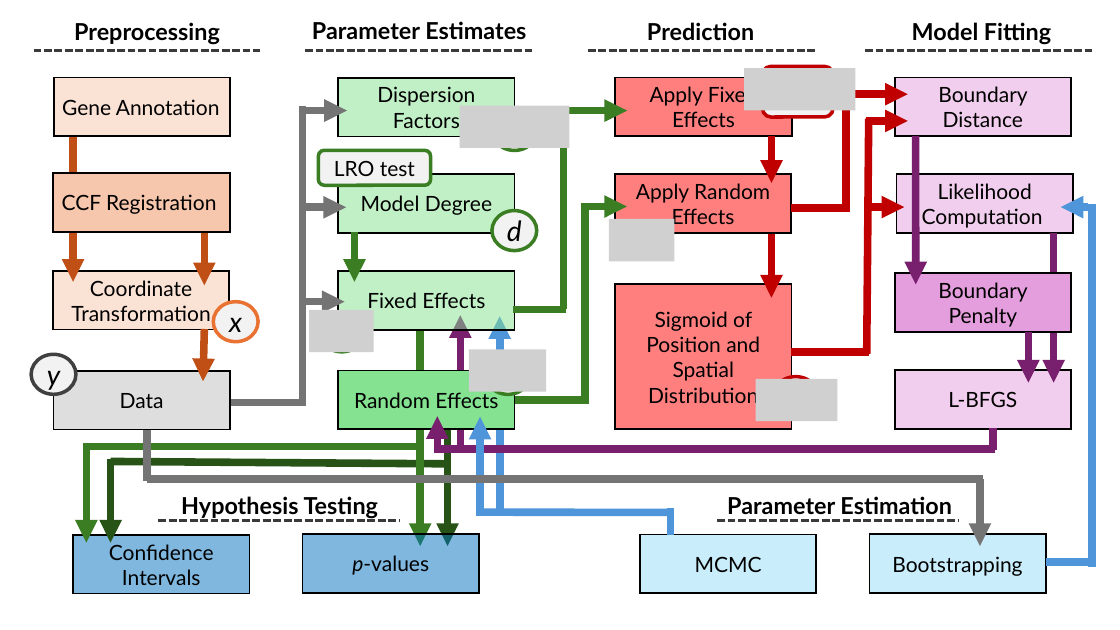
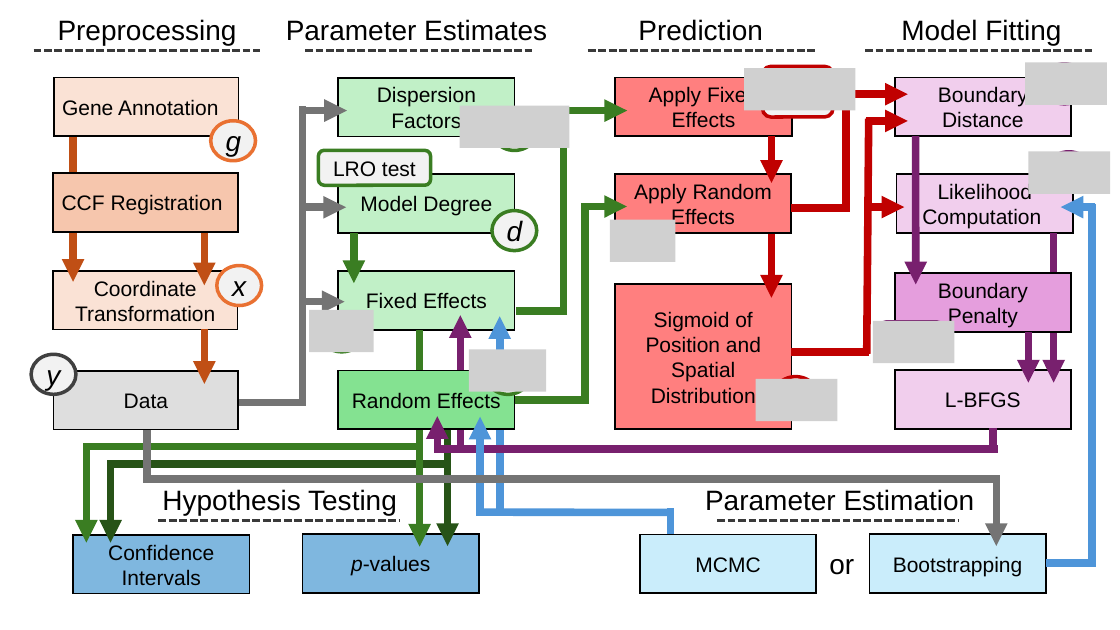
Before and after one commit to Oviedo-Lab/wspmm_methods, a slide deck: slide 1 of fig_modelpipeline.pptx. Drawn at 1120x630 pixels with LibreOffice and Linux fonts; fonts in the diff are those of the drawing; grey boxes stand for pictures. Boxes give left, top, right and bottom in pixels: in the first picture for what was removed or moved away, otherwise in the second. Text is boxed around its words. In the diff, an @@ line names an element or a change of style, - is before the commit and + after.

```diff
--- a/fig_modelpipeline.pptx
+++ b/fig_modelpipeline.pptx
@@ size 20 to 24 pt, font Lato to Arial, bold off in 6 elements at box(58, 19, 237, 45), box(901, 19, 1061, 45), box(638, 19, 763, 41), box(705, 489, 975, 511), box(162, 489, 397, 516), box(286, 19, 547, 41) @@
@@ text "Parameter Estimates": place and size @@
-text "Parameter Estimates" at box(312, 21, 526, 40)
+text "Parameter Estimates" at box(286, 19, 547, 41)
@@ rectangle "Gene Annotation": place and size @@
-rectangle "Gene Annotation" at box(54, 77, 230, 136)
+rectangle "Gene Annotation" at box(54, 77, 239, 136)
@@ picture added at box(1026, 62, 1107, 104) @@
@@ ellipse added at box(1043, 64, 1087, 104), fill #F2F2F2, outline #78206E 3 pt @@
@@ line moved from (564, 108) - (564, 309) to (564, 108) - (564, 314) @@
@@ ellipse added at box(211, 121, 255, 161), fill #F2F2F2, outline #E97132 3 pt, 24 pt, text #000000, italic @@
+g
@@ rectangle "CCF Registration": place and size @@
-rectangle "CCF Registration" at box(53, 173, 229, 232)
+rectangle "CCF Registration" at box(53, 173, 238, 232)
@@ picture added at box(1028, 151, 1110, 193) @@
@@ ellipse added at box(1047, 152, 1091, 192), fill #F2F2F2, outline #78206E 3 pt @@
@@ font Lato to Arial in 23 elements at box(339, 78, 515, 137), box(339, 174, 515, 233), box(616, 77, 792, 136), box(339, 271, 515, 330), box(615, 285, 791, 430), box(897, 174, 1073, 233), box(895, 77, 1071, 136), box(640, 534, 817, 593), box(870, 534, 1046, 593), box(339, 371, 515, 429), box(73, 535, 250, 594), box(302, 534, 479, 593), box(895, 371, 1071, 429), box(895, 273, 1071, 332), box(615, 174, 791, 233), box(31, 355, 76, 395), box(492, 211, 537, 251), box(318, 150, 431, 186), box(54, 77, 239, 136), box(53, 271, 238, 329), box(53, 173, 238, 232), box(54, 371, 239, 429), box(217, 266, 261, 306) @@
@@ ellipse "x": place and size @@
-ellipse "x" at box(213, 302, 258, 342)
+ellipse "x" at box(217, 266, 261, 306)
@@ rectangle "Coordinate Transformation": place and size @@
-rectangle "Coordinate Transformation" at box(53, 271, 229, 329)
+rectangle "Coordinate Transformation" at box(53, 271, 238, 329)
@@ picture added at box(873, 321, 954, 363) @@
@@ rounded rectangle added at box(881, 322, 943, 356), fill #F2F2F2, outline #78206E 3 pt @@
@@ rectangle "Data": place and size @@
-rectangle "Data" at box(54, 371, 230, 429)
+rectangle "Data" at box(54, 371, 239, 429)
@@ line moved from (302, 402) - (231, 402) to (303, 402) - (238, 402) @@
@@ text "Hypothesis Testing": place and size @@
-text "Hypothesis Testing" at box(181, 496, 379, 520)
+text "Hypothesis Testing" at box(162, 489, 397, 516)
@@ line moved from (447, 464) - (111, 461) to (447, 464) - (107, 464) @@
@@ arrow moved from (111, 459) - (111, 543) to (111, 464) - (111, 543) @@
@@ line moved from (983, 479) - (147, 479) to (1000, 479) - (147, 479) @@
@@ text "Parameter Estimation": place and size @@
-text "Parameter Estimation" at box(727, 496, 951, 520)
+text "Parameter Estimation" at box(705, 489, 975, 511)
@@ arrow moved from (981, 479) - (981, 546) to (996, 479) - (996, 546) @@
@@ text added at box(829, 559, 854, 575), 24 pt, text #000000 @@
+or
```
Also in this commit, not shown: 9 other files.
